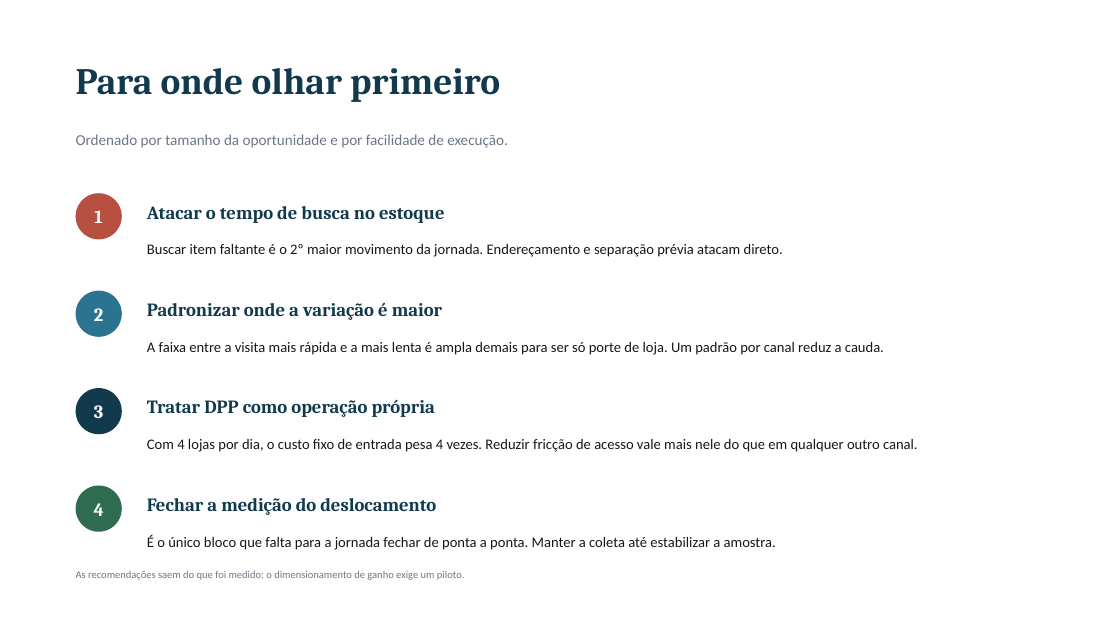
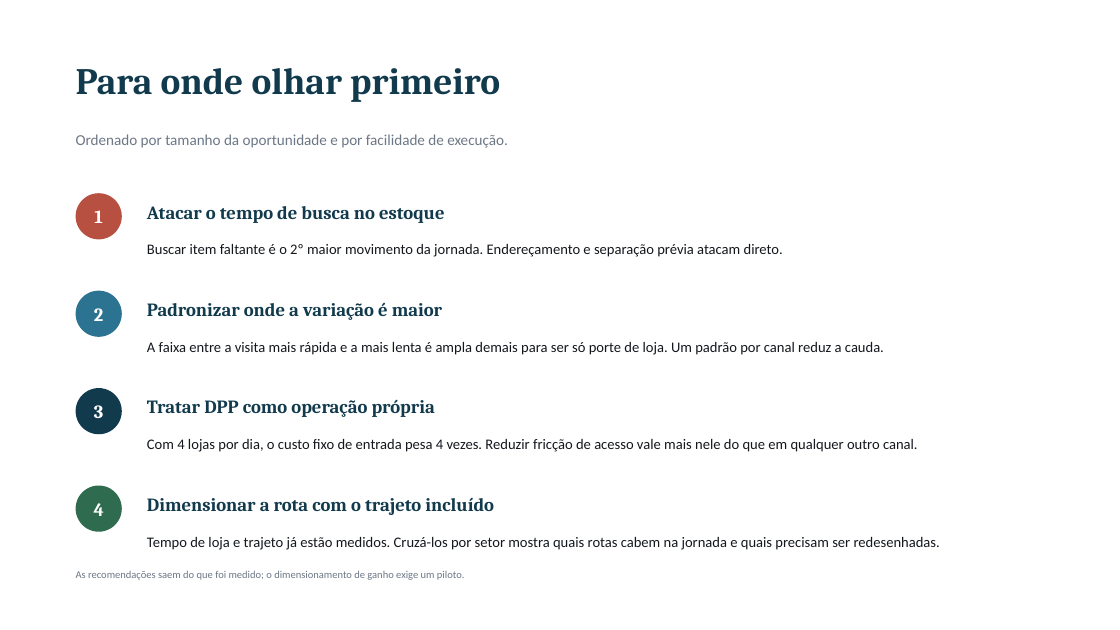
Before and after one commit to SPOTPROMO-PG/Tempos-e-Movimentos, a slide deck: slide 12 of analise/entregaveis/Tempos e Movimentos - Apresentacao.pptx (slide 13 before the commit). Drawn at 1120x630 pixels with LibreOffice and Linux fonts; fonts in the diff are those of the drawing. Boxes give left, top, right and bottom in pixels: in the first picture for what was removed or moved away, otherwise in the second. Text is boxed around its words. In the diff, an @@ line names an element or a change of style, - is before the commit and + after.

```diff
--- a/analise/entregaveis/Tempos e Movimentos - Apresentacao.pptx
+++ b/analise/entregaveis/Tempos e Movimentos - Apresentacao.pptx
@@ text at [147, 498, 494, 515]: text changed @@
-Fechar a medição do deslocamento
+Dimensionar a rota com o trajeto incluído
@@ text at [147, 537, 940, 550]: text changed @@
-É o único bloco que falta para a jornada fechar de ponta a ponta. Manter a coleta até estabilizar a amostra.
+Tempo de loja e trajeto já estão medidos. Cruzá-los por setor mostra quais rotas cabem na jornada e quais precisam ser redesenhadas.
```
Also in this commit, not shown: 7 other slides changed, 1 slide added, 2 slides removed, 5 other files.
